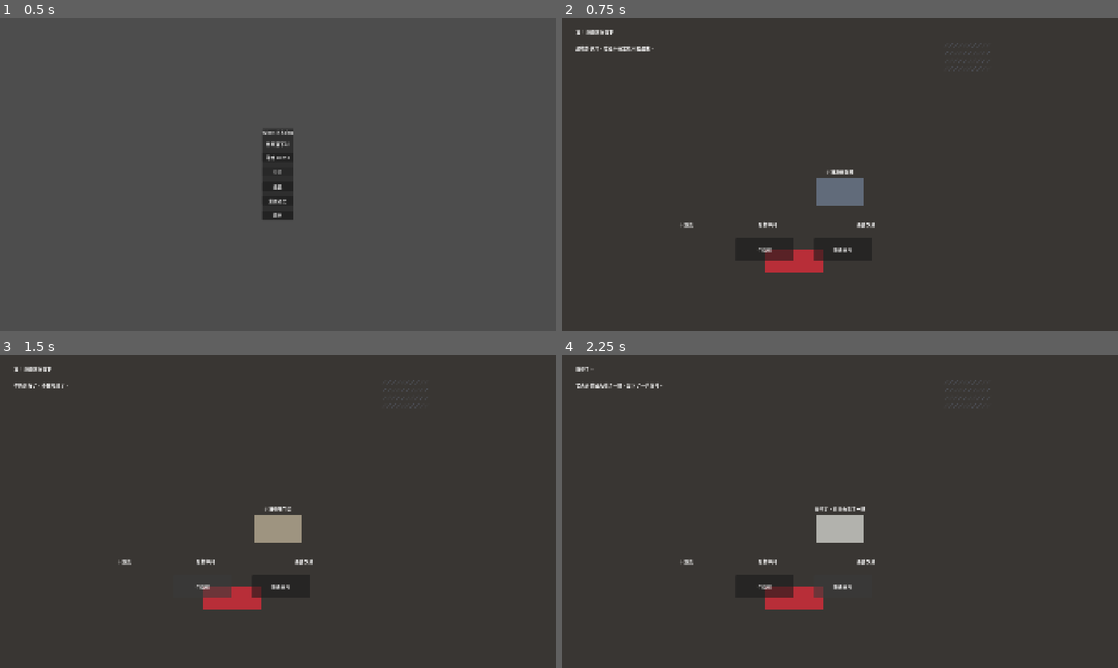
Above: before the commit, frames 1-4 (two rows, left to right).
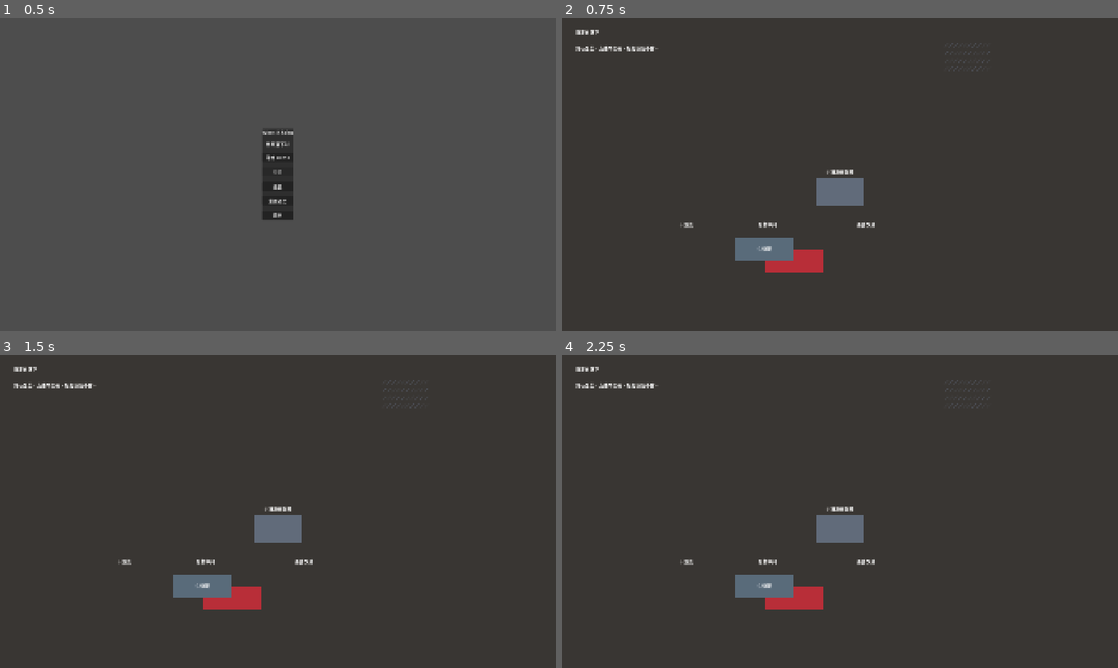
Above: after the commit, the same moments.

Repository: zhangguixia/when-it-rains
Game: Godot game, scene res://game/main/Main.tscn
The game is run twice, just before and just after one commit, with the same random seed, the same clock (stepped at 60 frames per second) and the same inputs.
Inputs (mouse positions are in pixels of both pictures, inside the frame that each line leads up to):
- Up to frame 1 (0.5 s): no input
- Up to frame 2 (0.75 s): click "开始 Demo" at 0.5 s
- Up to frame 3 (1.5 s): click (200, 586) at 1.25 s, where only the run before the commit has a clickable "牛奶碗"
- Up to frame 4 (2.25 s): click (845, 586) at 2 s, where only the run before the commit has a clickable "推进天气"

Frame 1 is identical in both runs. In frame 2, 1.1% of the frame differs, in the area x 2-53%, y 3-78%; in frame 3, 1.9%; in frame 4, 1.9%, in the area x 2-55%, y 3-78%.
Error after the commit: Invalid access to property or key 'milk_poured' on a base object of type 'ColorRect'. (res://game/shelter/ShelterScene.gd:20)

Commit message:
feat: automate demo weather progression

Diff:
--- a/game/shelter/CareController.gd
+++ b/game/shelter/CareController.gd
@@ -9,6 +9,7 @@
 }
 
 var cushion_area := "center"
+var cushion_moved := false
 var milk_ready := false
 var pet_count := 0
 
@@ -17,6 +18,7 @@
 		push_warning("Unknown cushion area: %s" % area_id)
 		return
 	cushion_area = area_id
+	cushion_moved = true
 	care_changed.emit(get_care_snapshot(1))
 
 func pour_milk() -> void:
@@ -33,6 +35,7 @@
 func get_care_snapshot(visit: int) -> Dictionary:
 	return {
 		"cushion_area": cushion_area,
+		"cushion_moved": cushion_moved,
 		"cushion_comfort": get_cushion_comfort(),
 		"milk_ready": milk_ready,
 		"pet_count": pet_count,
@@ -40,5 +43,6 @@
 	}
 
 func reset_for_next_visit() -> void:
+	cushion_moved = false
 	milk_ready = false
 	pet_count = 0
--- /dev/null
+++ b/game/shelter/DemoProgression.gd
@@ -0,0 +1,20 @@
+extends RefCounted
+
+func is_care_complete(snapshot: Dictionary) -> bool:
+	return bool(snapshot.get("cushion_moved", false)) \
+		and bool(snapshot.get("milk_ready", false)) \
+		and int(snapshot.get("pet_count", 0)) >= 1
+
+func get_next_stage_after_care(current_stage: String) -> String:
+	match current_stage:
+		"first_rain":
+			return "first_goodbye"
+		"second_rain":
+			return "leaf_placement"
+		_:
+			return ""
+
+func get_stage_after_delay(current_stage: String) -> String:
+	if current_stage == "first_goodbye":
+		return "second_rain"
+	return ""
--- a/game/shelter/ShelterScene.gd
+++ b/game/shelter/ShelterScene.gd
@@ -3,19 +3,23 @@
 @onready var rain_label: Label = %RainLabel
 @onready var prompt_label: Label = %PromptLabel
 @onready var cushion: ColorRect = %Cushion
-@onready var milk_button: Button = %MilkButton
+@onready var milk_bowl: ColorRect = %MilkBowl
 @onready var advance_button: Button = %AdvanceButton
+@onready var transition_timer: Timer = %TransitionTimer
 @onready var weather: Node = %WeatherController
 @onready var care: Node = %CareController
 @onready var cat: Area2D = %CatActor
 
 var visit := 1
 var stage := "first_rain"
+var transition_pending := false
+var progression := preload("res://game/shelter/DemoProgression.gd").new()
 
 func _ready() -> void:
 	cushion.cushion_dropped.connect(_move_cushion)
-	milk_button.pressed.connect(_pour_milk)
+	milk_bowl.milk_poured.connect(_pour_milk)
 	advance_button.pressed.connect(_advance_weather)
+	transition_timer.timeout.connect(_advance_weather)
 	cat.petted.connect(_pet_cat)
 	care.care_changed.connect(_on_care_changed)
 	weather.rain_started.connect(_on_rain_started)
@@ -34,7 +38,7 @@
 
 func _pour_milk() -> void:
 	care.pour_milk()
-	prompt_label.text = "牛奶倒好了，小猫闻到了。"
+	prompt_label.text = milk_bowl.get_prompt_text()
 
 func _pet_cat() -> void:
 	care.pet_cat()
@@ -43,16 +47,20 @@
 func _on_care_changed(snapshot: Dictionary) -> void:
 	snapshot["visit"] = visit
 	cat.apply_care(snapshot)
+	_maybe_advance_after_care(snapshot)
 
 func _advance_weather() -> void:
 	match stage:
 		"first_rain":
 			stage = "first_goodbye"
+			transition_pending = false
 			weather.stop_rain()
 			cat.start_leaving()
 			SaveService.set_stage("first_goodbye")
+			_queue_advance_after_delay(2.0)
 		"first_goodbye":
 			stage = "second_rain"
+			transition_pending = false
 			visit = 2
 			care.reset_for_next_visit()
 			weather.start_second_rain()
@@ -60,6 +68,7 @@
 			SaveService.set_stage("second_rain")
 		"second_rain":
 			stage = "leaf_placement"
+			transition_pending = false
 			SaveService.set_stage("leaf_placement")
 			get_tree().change_scene_to_file("res://game/keepsakes/KeepsakeCorner.tscn")
 
@@ -100,6 +109,25 @@
 			pass
 	SaveService.set_stage(stage)
 
+func _maybe_advance_after_care(snapshot: Dictionary) -> void:
+	if transition_pending:
+		return
+	if not progression.is_care_complete(snapshot):
+		return
+	if progression.get_next_stage_after_care(stage) == "":
+		return
+	match stage:
+		"first_rain":
+			prompt_label.text = "它终于安心坐下了。雨声慢慢变小。"
+			_queue_advance_after_delay(1.2)
+		"second_rain":
+			prompt_label.text = "它记得这里。落叶还在等你收好。"
+			_queue_advance_after_delay(1.2)
+
+func _queue_advance_after_delay(seconds: float) -> void:
+	transition_pending = true
+	transition_timer.start(seconds)
+
 func get_restore_state_for_stage(saved_stage: String) -> Dictionary:
 	match saved_stage:
 		"first_goodbye":
--- a/game/shelter/ShelterScene.tscn
+++ b/game/shelter/ShelterScene.tscn
@@ -5,6 +5,7 @@
 [ext_resource type="Script" path="res://game/shelter/CareController.gd" id="3"]
 [ext_resource type="PackedScene" path="res://game/cat/CatActor.tscn" id="4"]
 [ext_resource type="Script" path="res://game/shelter/CushionDragger.gd" id="5"]
+[ext_resource type="Script" path="res://game/shelter/MilkBowl.gd" id="6"]
 
 [node name="ShelterScene" type="Control"]
 layout_mode = 3
@@ -96,23 +97,38 @@
 color = Color(0.72, 0.18, 0.22, 1)
 script = ExtResource("5")
 
-[node name="MilkButton" type="Button" parent="."]
+[node name="MilkBowl" type="ColorRect" parent="."]
 unique_name_in_owner = true
 layout_mode = 0
 offset_left = 600.0
 offset_top = 760.0
 offset_right = 800.0
 offset_bottom = 840.0
+color = Color(0.35, 0.42, 0.48, 1)
+script = ExtResource("6")
+
+[node name="MilkBowlLabel" type="Label" parent="MilkBowl"]
+layout_mode = 0
+offset_left = 20.0
+offset_top = 24.0
+offset_right = 180.0
+offset_bottom = 54.0
 text = "牛奶碗"
+horizontal_alignment = 1
 
 [node name="AdvanceButton" type="Button" parent="."]
 unique_name_in_owner = true
+visible = false
 layout_mode = 0
 offset_left = 870.0
 offset_top = 760.0
 offset_right = 1070.0
 offset_bottom = 840.0
 text = "推进天气"
+
+[node name="TransitionTimer" type="Timer" parent="."]
+unique_name_in_owner = true
+one_shot = true
 
 [node name="WeatherController" type="Node" parent="."]
 unique_name_in_owner = true
--- a/game/tests/TestRunner.gd
+++ b/game/tests/TestRunner.gd
@@ -10,6 +10,8 @@
 	_run_script("res://game/tests/test_main_routing.gd")
 	_run_script("res://game/tests/test_shelter_restore.gd")
 	_run_script("res://game/tests/test_cushion_dragger.gd")
+	_run_script("res://game/tests/test_milk_bowl.gd")
+	_run_script("res://game/tests/test_demo_progression.gd")
 	if failures.is_empty():
 		print("TESTS PASSED")
 		get_tree().quit(0)
--- /dev/null
+++ b/game/tests/test_demo_progression.gd
@@ -0,0 +1,19 @@
+extends RefCounted
+
+func run(assert_true: Callable, assert_equal: Callable) -> void:
+	var progression_script: Script = load("res://game/shelter/DemoProgression.gd")
+	assert_true.call(progression_script != null, "demo progression script exists")
+	if progression_script == null:
+		return
+
+	var progression: RefCounted = progression_script.new()
+	assert_true.call(not progression.is_care_complete({"cushion_moved": false, "milk_ready": true, "pet_count": 1}), "care requires cushion movement")
+	assert_true.call(not progression.is_care_complete({"cushion_moved": true, "milk_ready": false, "pet_count": 1}), "care requires milk")
+	assert_true.call(not progression.is_care_complete({"cushion_moved": true, "milk_ready": true, "pet_count": 0}), "care requires petting")
+	assert_true.call(progression.is_care_complete({"cushion_moved": true, "milk_ready": true, "pet_count": 1}), "care completes after cushion milk and petting")
+
+	assert_equal.call(progression.get_next_stage_after_care("first_rain"), "first_goodbye", "first visit care leads to goodbye")
+	assert_equal.call(progression.get_next_stage_after_care("second_rain"), "leaf_placement", "second visit care leads to leaf placement")
+	assert_equal.call(progression.get_next_stage_after_care("first_goodbye"), "", "goodbye does not advance from care")
+	assert_equal.call(progression.get_stage_after_delay("first_goodbye"), "second_rain", "goodbye delay leads to second rain")
+	assert_equal.call(progression.get_stage_after_delay("second_rain"), "", "second rain has no delay transition")
